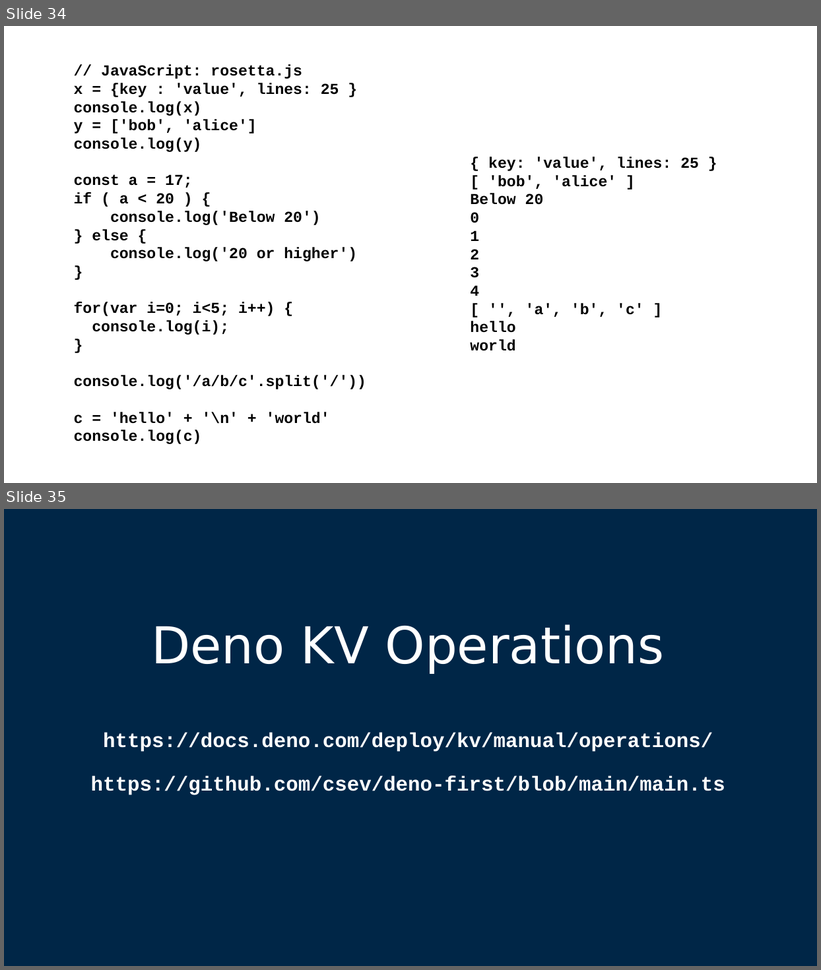
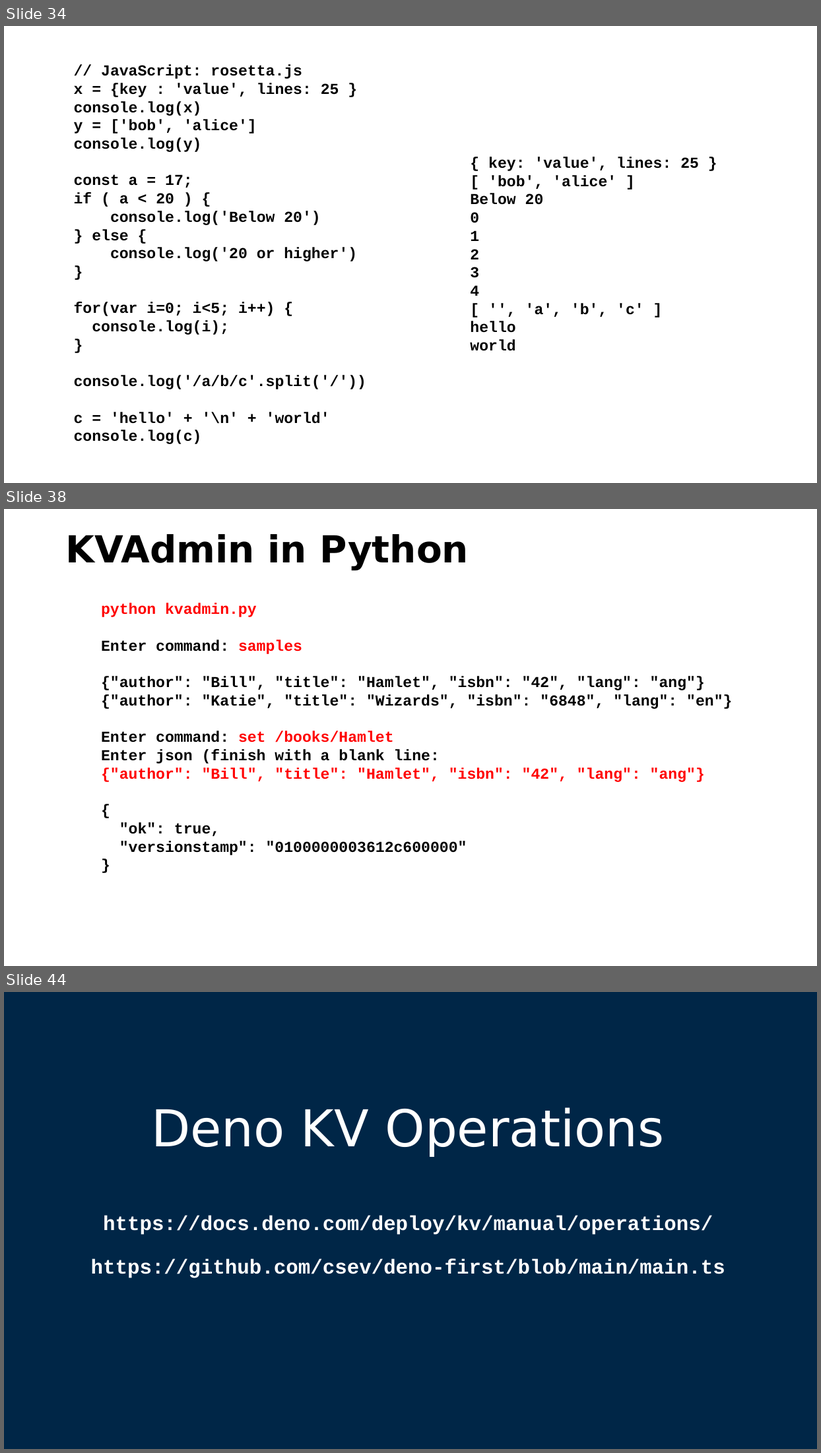
Before and after one commit to csev/pg4e, a slide deck: lectures/07-DenoKV.pptx. Shown one above the other, each under a label of ours: slides 34 and 35 before the commit, slides 34, 38 and 44 after it; the slides between them are not shown. The pictures are 821x970 and 821x1453 pixels, drawn with LibreOffice and Linux fonts; fonts in the diff are those of the drawing. Boxes give left, top, right and bottom in pixels: in the first picture for what was removed or moved away, otherwise in the second. Text is boxed around its words. In the diff, an @@ line names an element or a change of style, - is before the commit and + after.

```diff
--- a/lectures/07-DenoKV.pptx
+++ b/lectures/07-DenoKV.pptx
@@ slide 38 added at (4, 509, 817, 966), background #FFFFFF @@
@@ title added at (66, 534, 469, 570), 44 pt, text #000000, bold @@
+KVAdmin in Python
@@ text added at (101, 603, 732, 855), 18 pt, text #000000, bold @@
+python kvadmin.py
+Enter command: samples
+{"author": "Bill", "title": "Hamlet", "isbn": "42", "lang": "ang"}
+{"author": "Katie", "title": "Wizards", "isbn": "6848", "lang": "en"}
+Enter command: set /books/Hamlet
+Enter json (finish with a blank line:
+{"author": "Bill", "title": "Hamlet", "isbn": "42", "lang": "ang"}
+{
+"ok": true,
+"versionstamp": "0100000003612c600000"
+}
@@ what was slide 35 is now slide 44 @@
```
Also in this commit, not shown: 1 slide changed, 7 other slides added, 2 other files.
